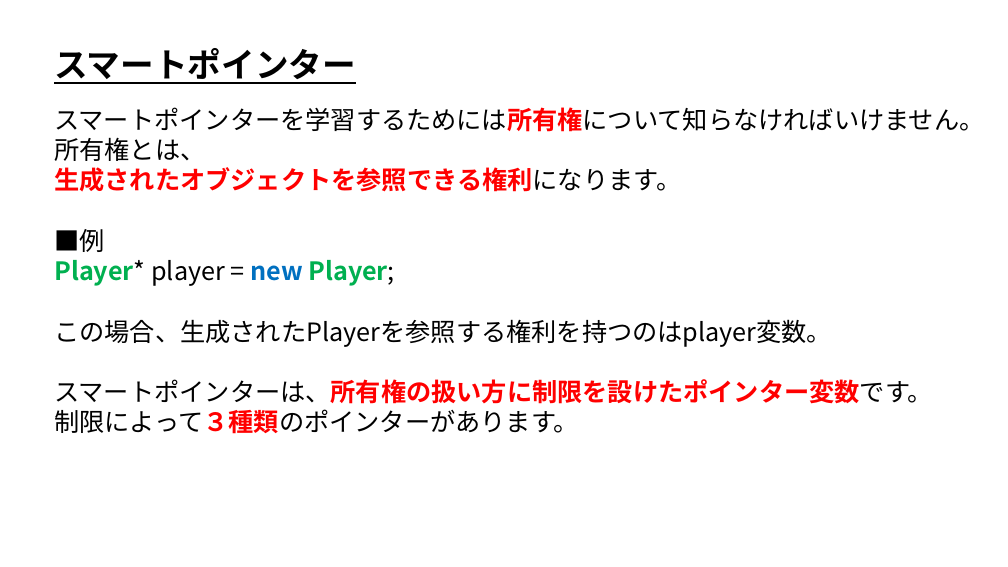
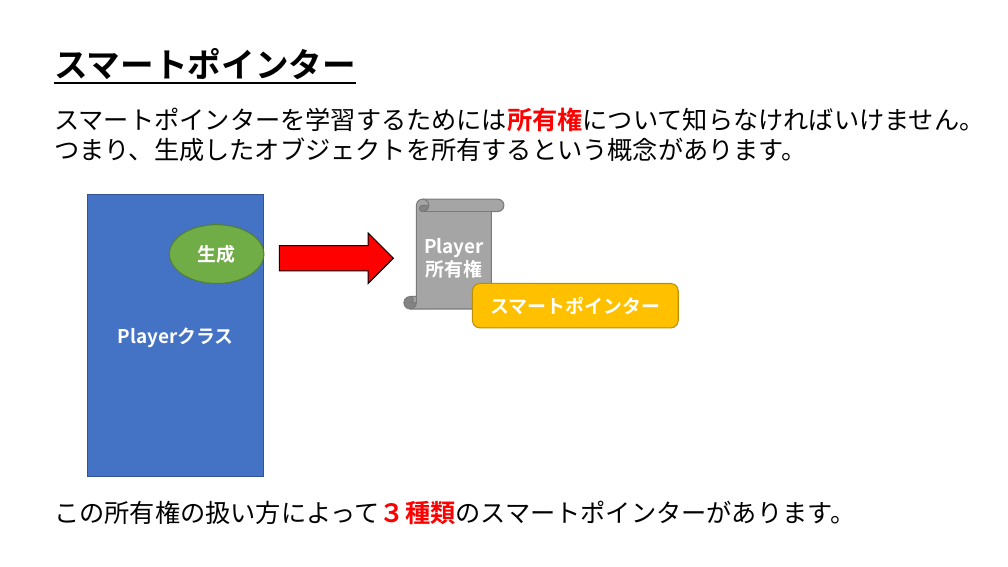
Before and after one commit to ArakiYusuke-Ohara/Textbook, a slide deck: slide 3 of ゲーム科1年/01_後期/プログラミングⅢ/23_スマートポインタ.pptx. Drawn at 1008x567 pixels with LibreOffice and Linux fonts; fonts in the diff are those of the drawing. Boxes give left, top, right and bottom in pixels: in the first picture for what was removed or moved away, otherwise in the second. Text is boxed around its words. In the diff, an @@ line names an element or a change of style, - is before the commit and + after.

```diff
--- a/ゲーム科1年/01_後期/プログラミングⅢ/23_スマートポインタ.pptx
+++ b/ゲーム科1年/01_後期/プログラミングⅢ/23_スマートポインタ.pptx
@@ text at (x1=54, y1=137, x2=855, y2=525): text changed @@
-所有権とは、
-生成されたオブジェクトを参照できる権利になります。
-■例
-Player* player = new Player;
-この場合、生成されたPlayerを参照する権利を持つのはplayer変数。
-スマートポインターは、所有権の扱い方に制限を設けたポインター変数です。
-制限によって３種類のポインターがあります。
+つまり、生成したオブジェクトを所有するという概念があります。
+この所有権の扱い方によって３種類のスマートポインターがあります。
@@ rectangle added at (x1=88, y1=194, x2=264, y2=476), fill #4472C4, outline #325491 1 pt, 18 pt, text #FFFFFF, bold @@
+Playerクラス
@@ vertical scroll added at (x1=404, y1=199, x2=504, y2=309), fill #A5A5A5, outline #7A7A7A 1 pt, 18 pt, text #FFFFFF, bold @@
+Player所有権
@@ ellipse added at (x1=169, y1=225, x2=264, y2=284), fill #70AD47, outline #538035 1 pt, 18 pt, text #FFFFFF, bold @@
+生成
@@ right arrow added at (x1=279, y1=233, x2=393, y2=284), fill #FF0000, outline #000000 1 pt @@
@@ rounded rectangle added at (x1=473, y1=284, x2=678, y2=328), fill #FFC000, outline #BD8E00 1 pt, 18 pt, text #FFFFFF, bold @@
+スマートポインター
```
Also in this commit, not shown: 4 other slides changed.
